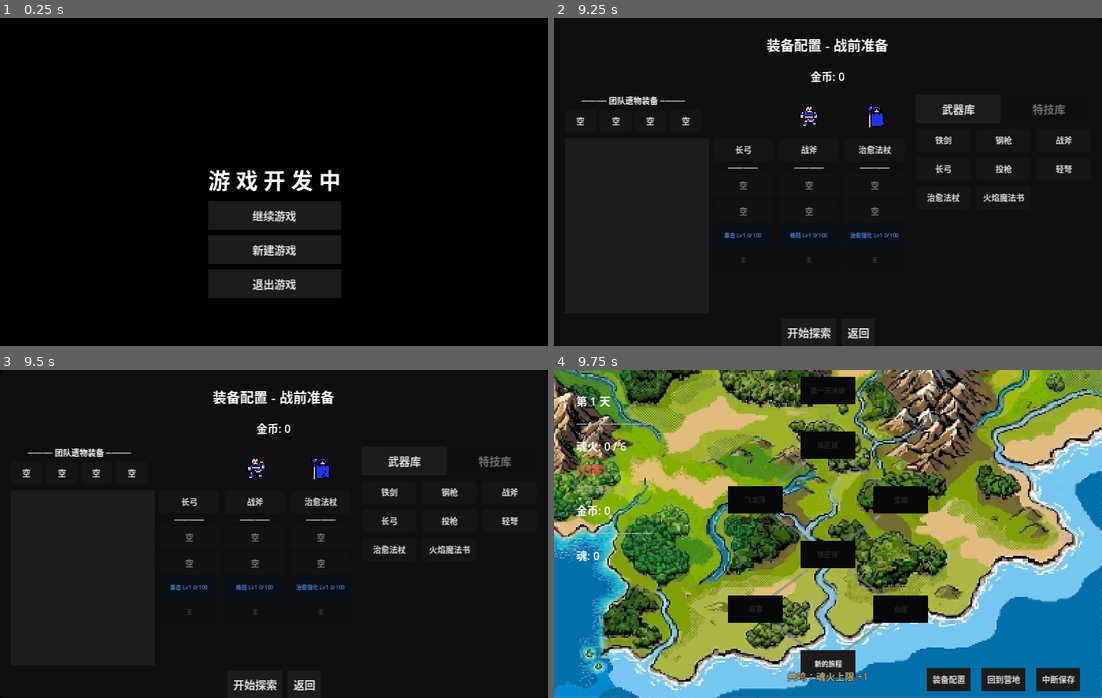
Above: before the commit, frames 1-4 (two rows, left to right).
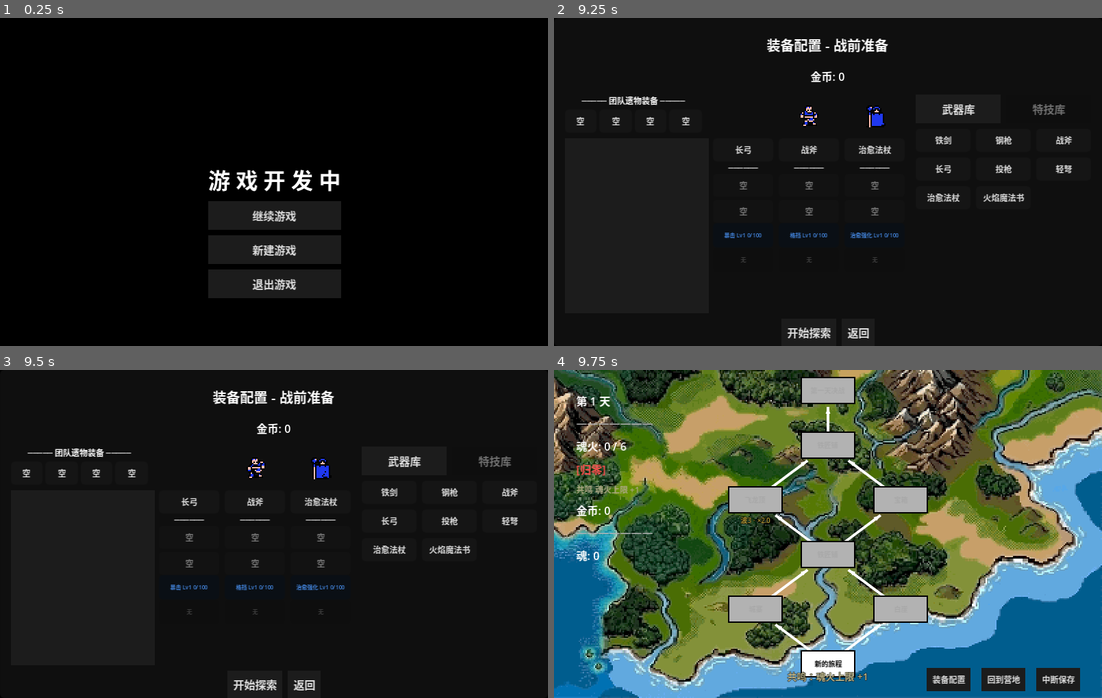
Above: after the commit, the same moments.

Repository: ZhuXilin/Dev_Project_260730
Game: Godot game, scene res://content/scenes/ui/MainMenu.tscn
Two runs of this game, one before a commit and one after it. Both use one fixed random seed, a clock stepped at 60 frames per second and the inputs below. Sound files missing from this copy of the repository are replaced by a short silence.
Inputs:
- Up to frame 1 (0.25 s): no input
- Up to frame 2 (9.25 s): click "继续游戏" at 0.5 s; click "新建游戏" at 1.25 s; click "新游戏" at 2 s; click "灰烬铁匠" at 2.75 s; click "幽暗通道" at 3.5 s; click "莉安娜|王国|弓兵" at 4.25 s; click "格伦|海盗|斧兵" at 5 s; click "菲奥娜|王国|修女" at 5.75 s; click "罗兰|王国|枪兵" at 6.5 s; click "艾琳|王国|剑士" at 7.25 s; click "重抽 (5 魂火)" at 8 s; click "确认" at 8.75 s
- Up to frame 3 (9.5 s): no input
- Up to frame 4 (9.75 s): click "开始探索" at 9.5 s

Frames 1-3 are identical in both runs. In frame 4, 81% of the frame differs, in the area x 0-100%, y 0-100%.

Commit message:
Edit map

Diff:
--- a/function/global/MapConst.gd
+++ b/function/global/MapConst.gd
@@ -26,10 +26,10 @@
 # ============================================================
 #  地图节点 / 连线颜色
 # ============================================================
-const MAP_LINE_COLOR : Color = Color(0.5, 0.5, 0.5, 0.6)
+const MAP_LINE_COLOR : Color = Color.WHITE
 const MAP_LINE_WIDTH : float = 2.0
-const MAP_NODE_VISITED : Color = Color(0.4, 0.4, 0.4)
-const MAP_NODE_UNAVAILABLE : Color = Color(0.3, 0.3, 0.3)
+const MAP_NODE_VISITED : Color = Color(0.6, 0.6, 0.6)
+const MAP_NODE_UNAVAILABLE : Color = Color(0.7, 0.7, 0.7)
 const MAP_NODE_AVAILABLE : Color = Color.WHITE
 
 
--- a/function/script/MapNodeButton.gd
+++ b/function/script/MapNodeButton.gd
@@ -19,18 +19,25 @@
 	add_theme_font_size_override("font_size", MapConst.MAP_NODE_FONT_SIZE)
 	mouse_filter = Control.MOUSE_FILTER_STOP
 
-	add_theme_color_override("font_color", Color.WHITE)
-	add_theme_color_override("font_color_disabled", Color.WHITE)
-	add_theme_color_override("font_color_hover", Color.WHITE)
-	add_theme_color_override("font_color_pressed", Color.WHITE)
+	# ★ 修改：白底黑字，并加 1px 黑边
+	var white_sb := StyleBoxFlat.new()
+	white_sb.bg_color = Color.WHITE
+	white_sb.border_width_left = 1
+	white_sb.border_width_right = 1
+	white_sb.border_width_top = 1
+	white_sb.border_width_bottom = 1
+	white_sb.border_color = Color.BLACK
 
-	var stylebox = load(Config.PATHS.STYLEBOX_8BIT)
-	if stylebox:
-		add_theme_stylebox_override("normal", stylebox)
-		add_theme_stylebox_override("pressed", stylebox)
-		add_theme_stylebox_override("hover", stylebox)
-		add_theme_stylebox_override("disabled", stylebox)
-		add_theme_stylebox_override("focus", stylebox)
+	add_theme_stylebox_override("normal", white_sb)
+	add_theme_stylebox_override("pressed", white_sb)
+	add_theme_stylebox_override("hover", white_sb)
+	add_theme_stylebox_override("disabled", white_sb)
+	add_theme_stylebox_override("focus", white_sb)
+
+	add_theme_color_override("font_color", Color.BLACK)
+	add_theme_color_override("font_color_disabled", Color.BLACK)
+	add_theme_color_override("font_color_hover", Color.BLACK)
+	add_theme_color_override("font_color_pressed", Color.BLACK)
 
 	if pressed.is_connected(_on_clicked):
 		pressed.disconnect(_on_clicked)
--- a/function/script/MapScene.gd
+++ b/function/script/MapScene.gd
@@ -362,7 +362,7 @@
 
 	var arrow := Polygon2D.new()
 	arrow.polygon = PackedVector2Array([tip, left, right])
-	arrow.color = MapConst.MAP_LINE_COLOR.lightened(0.3)
+	arrow.color = MapConst.MAP_LINE_COLOR
 	line_container.add_child(arrow)
 
 
--- a/function/tool/editor/MapLayoutCanvas.gd
+++ b/function/tool/editor/MapLayoutCanvas.gd
@@ -26,7 +26,8 @@
 			draw_string(font, Vector2(2, y - 2), "L%d" % i,
 				HORIZONTAL_ALIGNMENT_LEFT, -1, 7, Color(0.5, 0.5, 0.5, 0.7))
 
-	var link_color : Color = Color(0.35, 0.35, 0.35, 0.9) if in_test else Color(0.6, 0.6, 0.6, 0.9)
+	# ★ 连线颜色：测试模式纯白，编辑模式原样灰
+	var link_color : Color = Color.WHITE if in_test else Color(0.6, 0.6, 0.6, 0.9)
 	for i in range(day_layout.nodes.size()):
 		var node = day_layout.nodes[i]
 		for target in node.connects_to:
@@ -43,8 +44,9 @@
 			Vector2(editor.NODE_W, editor.NODE_H)
 		)
 		if in_test:
-			draw_rect(rect, Color(0.1, 0.1, 0.1, 1), true)
-			draw_rect(rect, Color(0.4, 0.4, 0.4, 1), false, 1)
+			# ★ 测试模式：白底黑字黑边（与游戏内同步）
+			draw_rect(rect, Color.WHITE, true)
+			draw_rect(rect, Color.BLACK, false, 1)
 			var label : String = editor._test_map_assignment.get(node, "")
 			if label == "":
 				label = MapConst.get_node_display_name(node.node_type)
@@ -57,8 +59,9 @@
 			var descent : float = font.get_descent(font_size)
 			var baseline_y : float = pos.y + (ascent - descent) / 2.0
 			draw_string(font, Vector2(pos.x - text_size.x / 2.0, baseline_y),
-				label, HORIZONTAL_ALIGNMENT_LEFT, -1, font_size, Color(0.85, 0.85, 0.85))
+				label, HORIZONTAL_ALIGNMENT_LEFT, -1, font_size, Color.BLACK)
 		else:
+			# 编辑模式：保持原样，彩色节点填充
 			var color : Color = _node_color(node)
 			draw_rect(rect, color, true)
 			var label2 : String = _node_label(node)
Binary file changed: content/images/ui/mapscene_001.png
Binary file changed: content/images/ui/mapscene_002.png
Binary file changed: content/images/ui/mapscene_003.png
